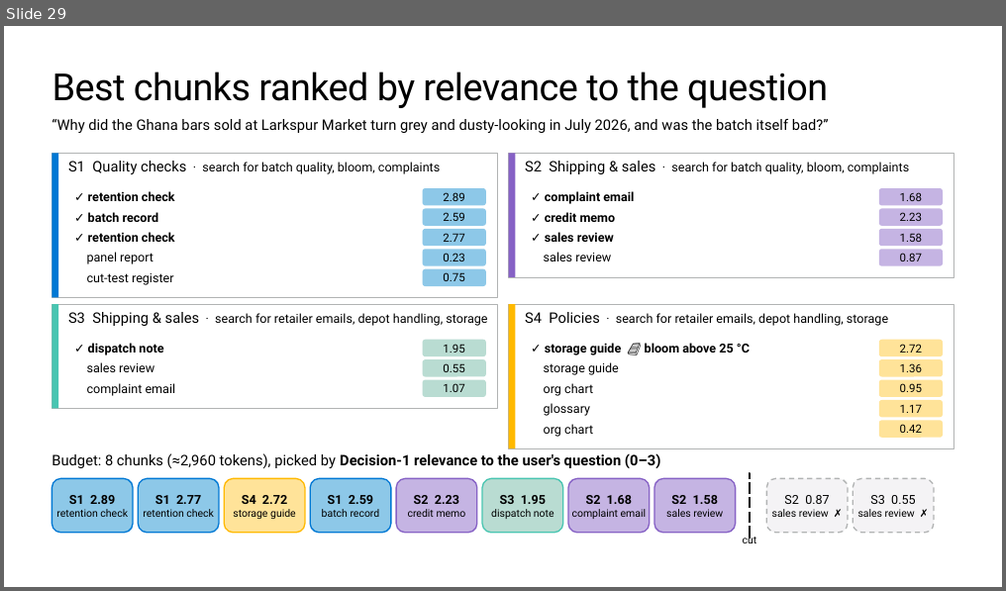
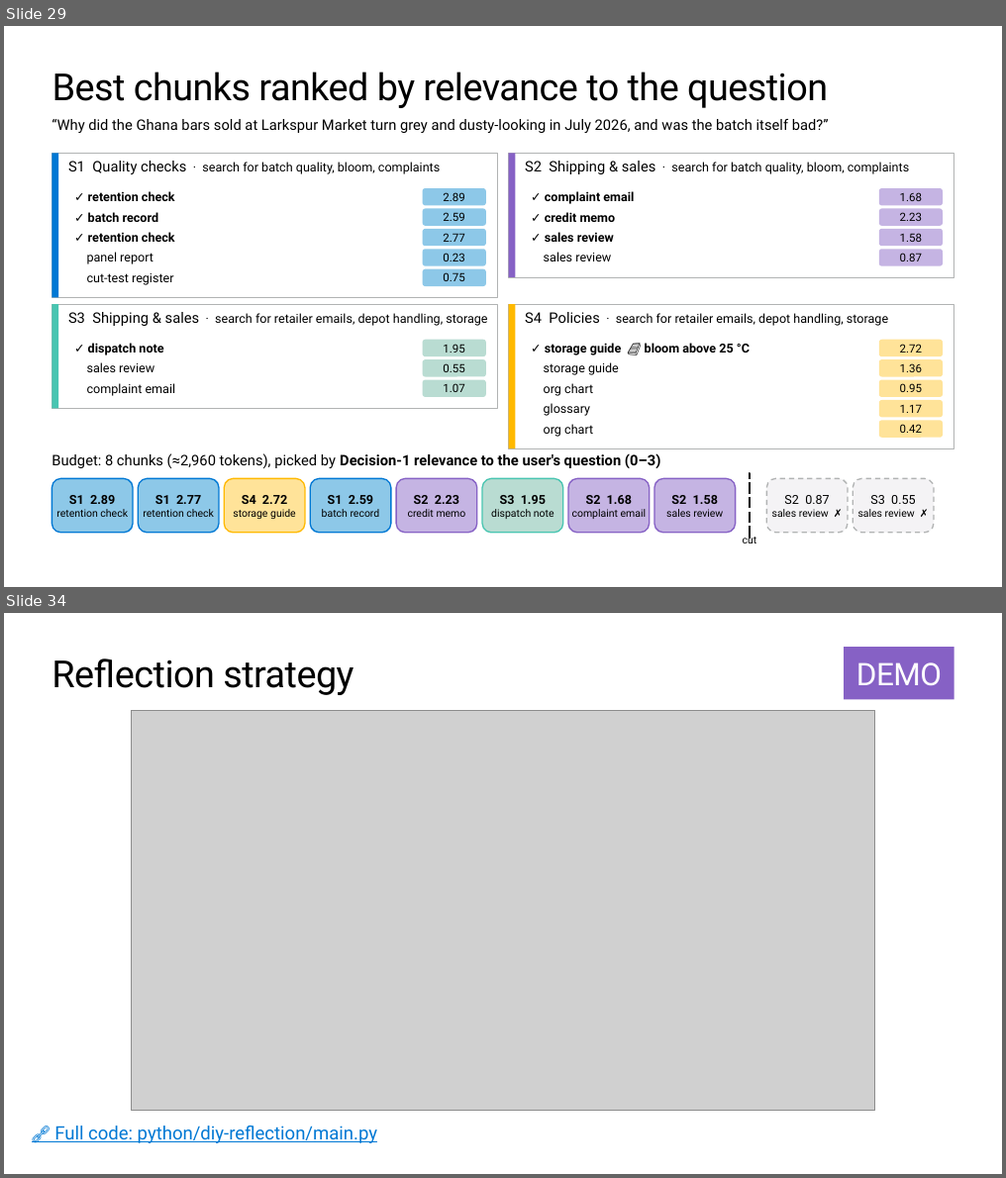
Before and after one commit to microsoft/ignite26-BRK300-building-agentic-retrieval-from-diy-to-foundry-iq, a slide deck: IgniteBRK300-WorkingDeck.pptx. Shown one above the other, each under a label of ours: slide 29 before the commit, slides 29 and 34 after it; the slides between them are not shown. The pictures are 1006x591 and 1006x1178 pixels, drawn with LibreOffice and Linux fonts; fonts in the diff are those of the drawing; grey boxes stand for pictures; background and template pictures are left out. Boxes give left, top, right and bottom in pixels: in the first picture for what was removed or moved away, otherwise in the second. Text is boxed around its words. In the diff, an @@ line names an element or a change of style, - is before the commit and + after.

```diff
--- a/IgniteBRK300-WorkingDeck.pptx
+++ b/IgniteBRK300-WorkingDeck.pptx
@@ slide 34 added at (4,613,1002,1174), background #FFFFFF @@
@@ title added at (52,659,353,695), 36 pt, text #000000 @@
+Reflection strategy
@@ rectangle added at (844,647,954,700), fill #8661C5, 30 pt, text #FFFFFF @@
+DEMO
@@ picture added at (131,710,874,1111) @@
@@ text added at (54,1126,377,1144), 17.6 pt, text #0078D4, underline @@
+🔗 Full code: python/diy-reflection/main.py
```
Also in this commit, not shown: 9 other slides added, 10 slides removed, 1 other file.
